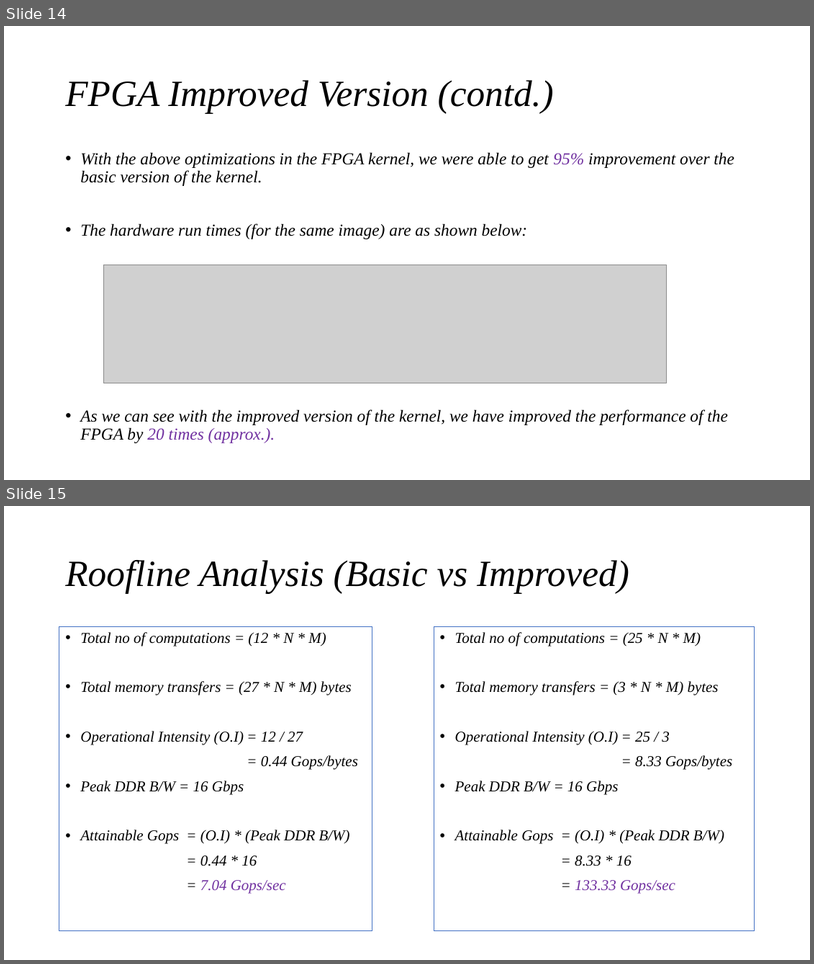
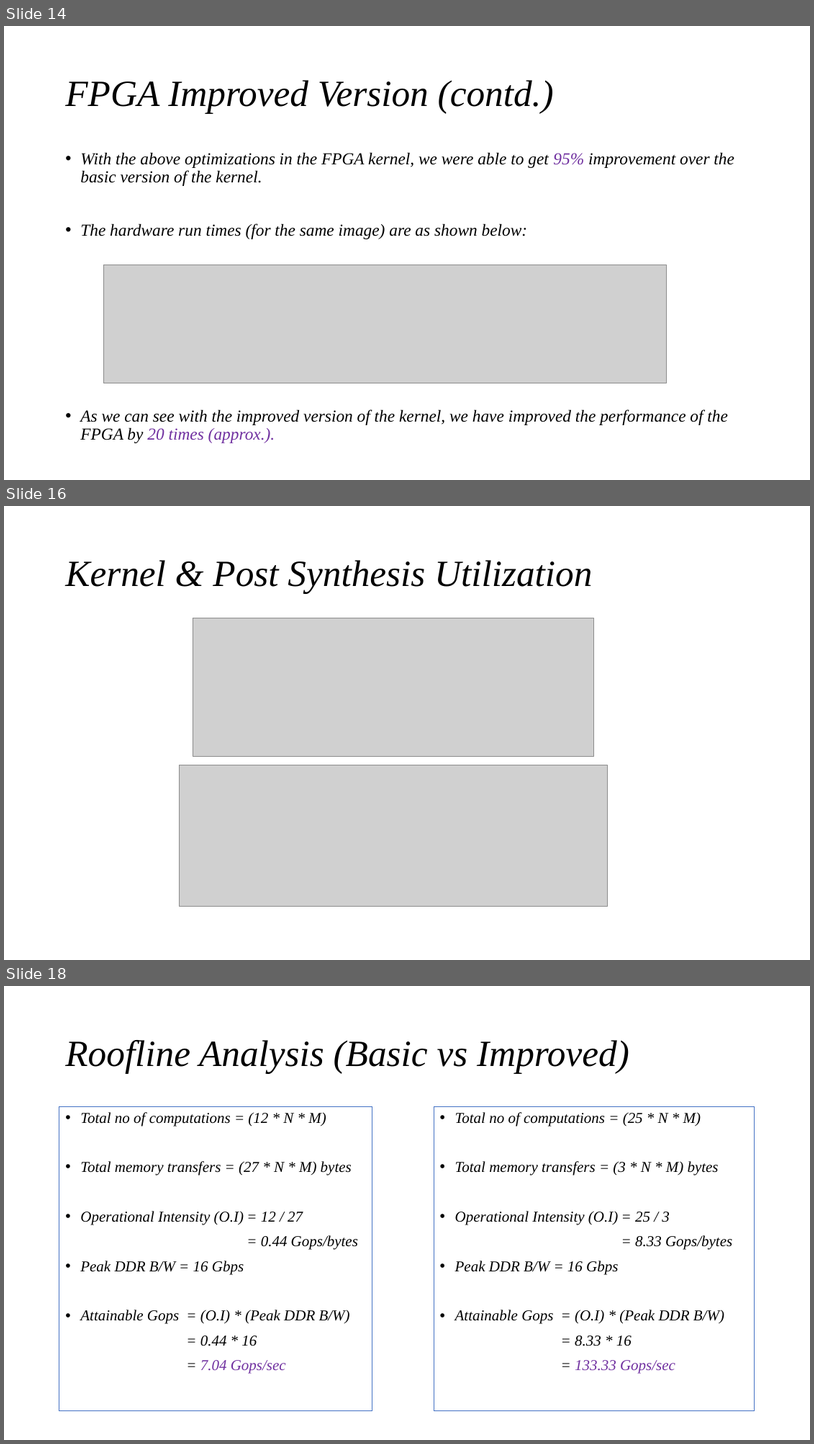
Before and after one commit to adisarip/FBAD, a slide deck: Project/AT/docs/Adaptive_Threshold_Presentation.pptx. Shown one above the other, each under a label of ours: slides 14 and 15 before the commit, slides 14, 16 and 18 after it; the slides between them are not shown. The pictures are 814x964 and 814x1444 pixels, drawn with LibreOffice and Linux fonts; fonts in the diff are those of the drawing; grey boxes stand for pictures. Boxes give left, top, right and bottom in pixels: in the first picture for what was removed or moved away, otherwise in the second. Text is boxed around its words. In the diff, an @@ line names an element or a change of style, - is before the commit and + after.

```diff
--- a/Project/AT/docs/Adaptive_Threshold_Presentation.pptx
+++ b/Project/AT/docs/Adaptive_Threshold_Presentation.pptx
@@ slide 16 added at <box>4,506,810,960</box>, background #FFFFFF @@
@@ title added at <box>65,560,592,593</box>, 44 pt, text #000000, italic @@
+Kernel & Post Synthesis Utilization
@@ picture added at <box>193,618,594,757</box> @@
@@ picture added at <box>180,765,608,906</box> @@
@@ what was slide 15 is now slide 18 @@
```
Also in this commit, not shown: 2 slides changed, 5 other slides added, 2 other files.
